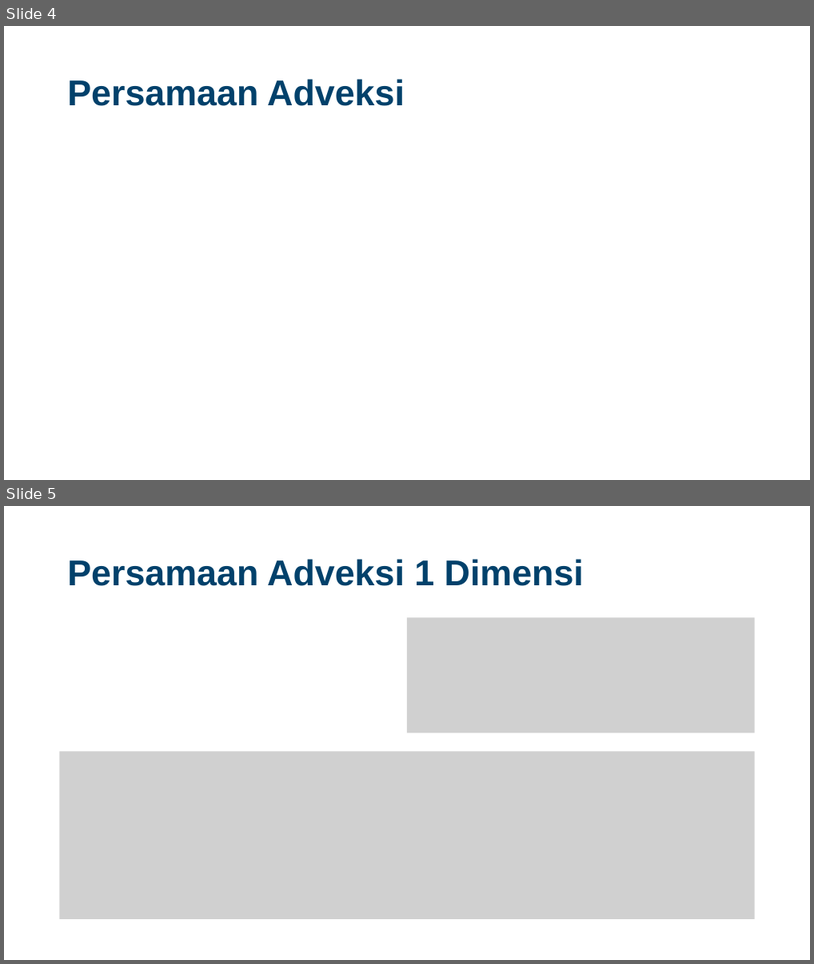
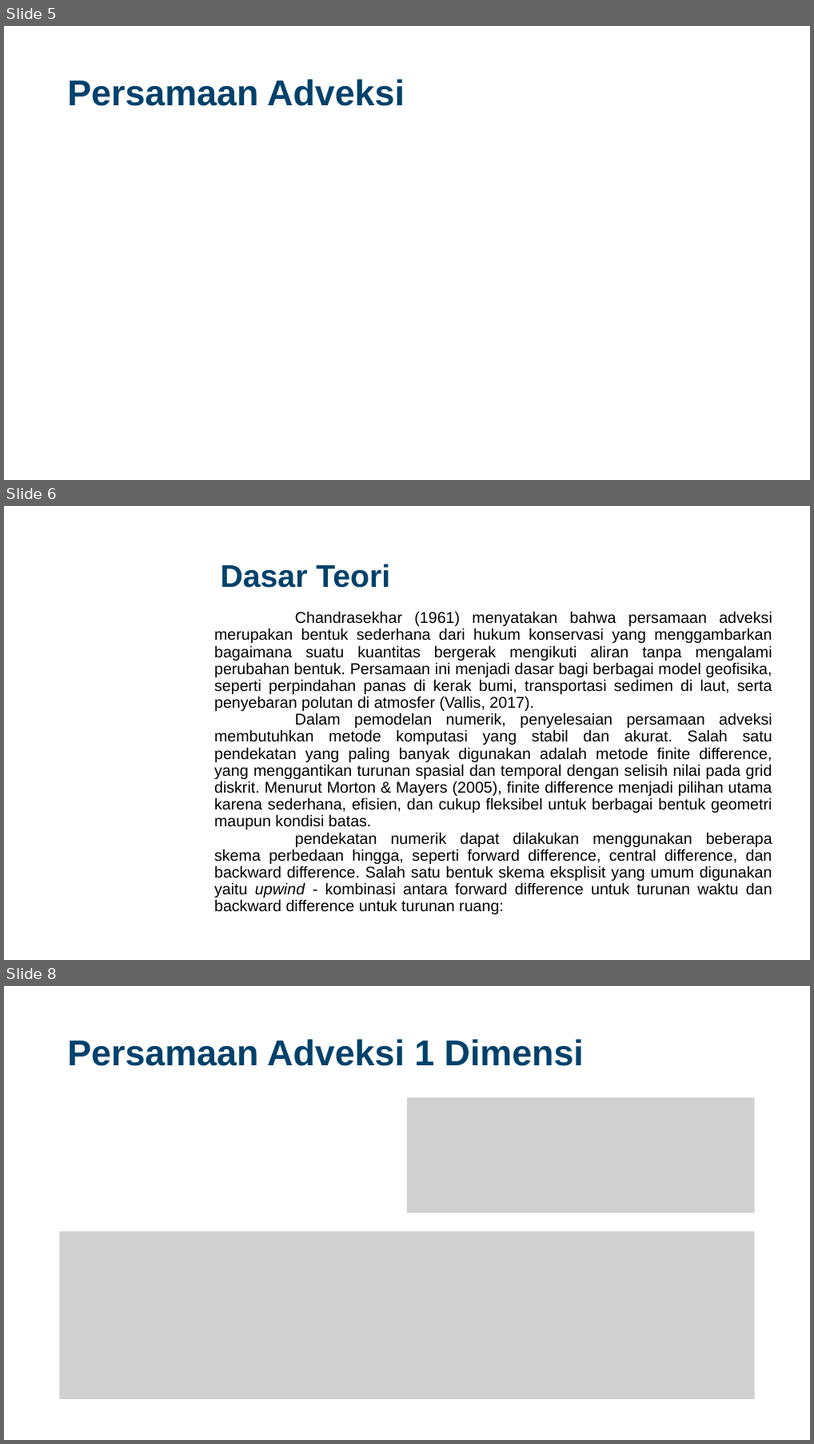
Before and after one commit to Widityas/Kelompok_3_PersamaanAdveksi, a slide deck: Final Project Numerik Kelompok 3.pptx. Shown one above the other, each under a label of ours: slides 4 and 5 before the commit, slides 5, 6 and 8 after it; the slides between them are not shown. The pictures are 814x964 and 814x1444 pixels, drawn with LibreOffice and Linux fonts; fonts in the diff are those of the drawing; grey boxes stand for pictures; background and template pictures are left out. Boxes give left, top, right and bottom in pixels: in the first picture for what was removed or moved away, otherwise in the second. Text is boxed around its words. In the diff, an @@ line names an element or a change of style, - is before the commit and + after.

```diff
--- a/Final Project Numerik Kelompok 3.pptx
+++ b/Final Project Numerik Kelompok 3.pptx
@@ slide 6 added at bbox=[4, 506, 810, 960], background picture (left out) @@
@@ title added at bbox=[221, 564, 390, 588], 28 pt, text #01416B, bold @@
+Dasar Teori
@@ text added at bbox=[214, 611, 773, 914], 14 pt, text #000000 @@
+Chandrasekhar (1961) menyatakan bahwa persamaan adveksi merupakan bentuk sederhana dari hukum konservasi yang menggambarkan bagaimana suatu kuantitas bergerak mengikuti aliran tanpa mengalami perubahan bentuk. Persamaan ini menjadi dasar bagi berbagai model geofisika, seperti perpindahan panas di kerak bumi, transportasi sedimen di laut, serta penyebaran polutan di atmosfer (Vallis, 2017).
+Dalam pemodelan numerik, penyelesaian persamaan adveksi membutuhkan metode komputasi yang stabil dan akurat. Salah satu pendekatan yang paling banyak digunakan adalah metode finite difference, yang menggantikan turunan spasial dan temporal dengan selisih nilai pada grid diskrit. Menurut Morton & Mayers (2005), finite difference menjadi pilihan utama karena sederhana, efisien, dan cukup fleksibel untuk berbagai bentuk geometri maupun kondisi batas.
+pendekatan numerik dapat dilakukan menggunakan beberapa skema perbedaan hingga, seperti forward difference, central difference, dan backward difference. Salah satu bentuk skema eksplisit yang umum digunakan yaitu upwind - kombinasi antara forward difference untuk turunan waktu dan backward difference untuk turunan ruang:
@@ what was slide 4 is now slide 5 @@
@@ what was slide 5 is now slide 8 @@
```
Also in this commit, not shown: 5 slides changed, 32 other slides added, 4 slides removed, 8 other files.
